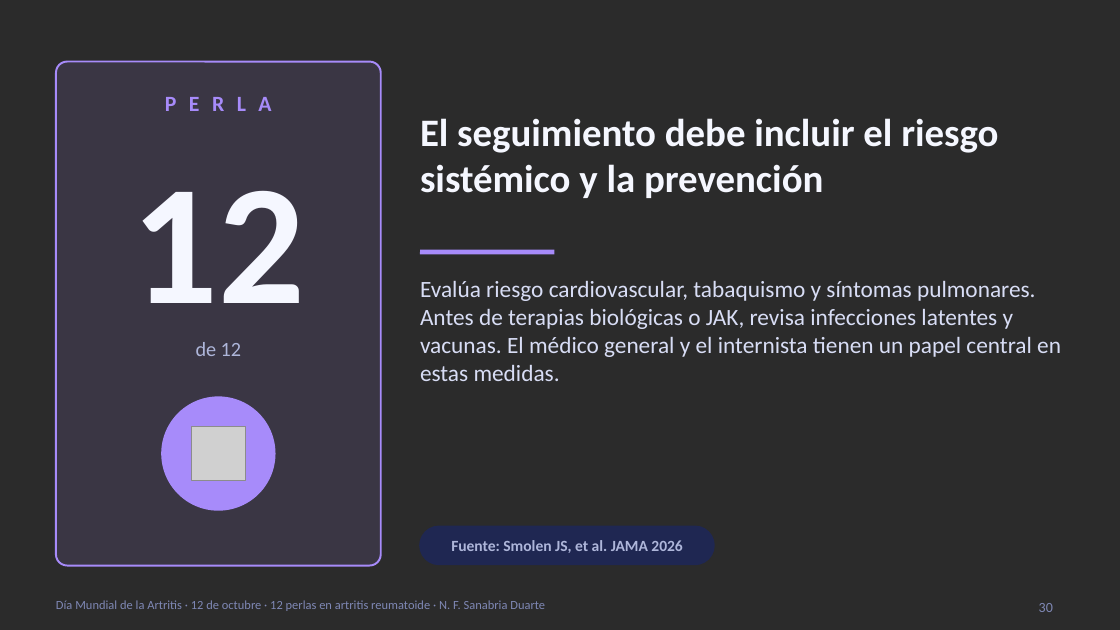
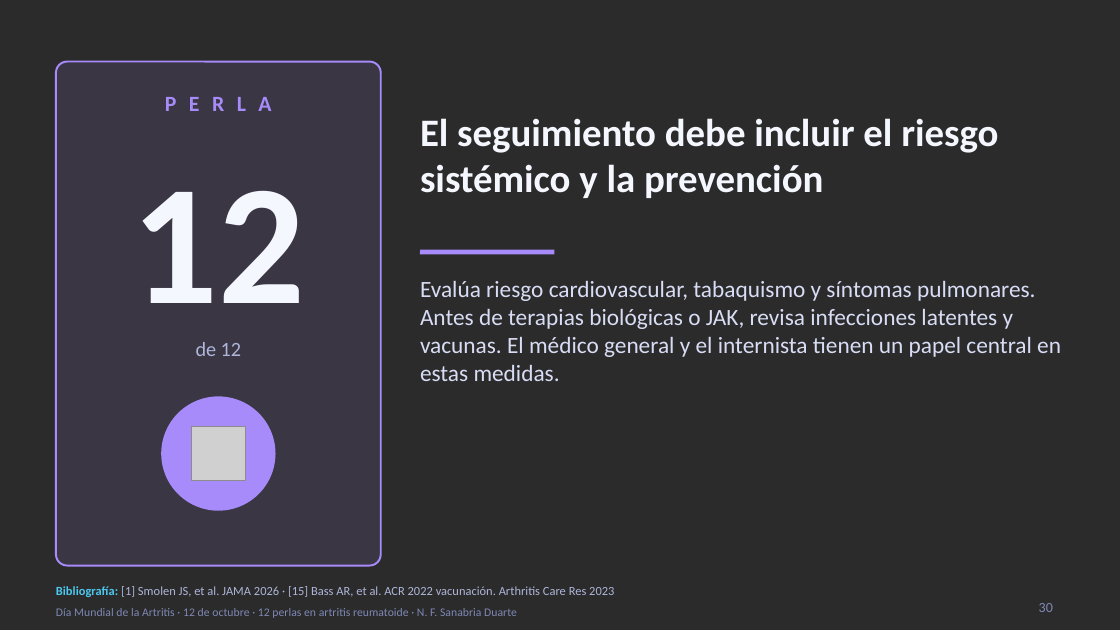
Before and after one commit to nestor120512/nes, a slide deck: slide 30 of 12_perlas_artritis_reumatoide.pptx. Drawn at 1120x630 pixels with LibreOffice and Linux fonts; fonts in the diff are those of the drawing; grey boxes stand for pictures; background and template pictures are left out; a plain dark background stands for a picture behind light text. Boxes give left, top, right and bottom in pixels: in the first picture for what was removed or moved away, otherwise in the second. Text is boxed around its words. In the diff, an @@ line names an element or a change of style, - is before the commit and + after.

```diff
--- a/12_perlas_artritis_reumatoide.pptx
+++ b/12_perlas_artritis_reumatoide.pptx
@@ rounded rectangle removed at [420, 526, 713, 564] @@
@@ text removed at [451, 540, 682, 553] @@
-Fuente: Smolen JS, et al. JAMA 2026
@@ text added at [56, 586, 614, 597], 8 pt, text #AEB6DA @@
+Bibliografía: [1] Smolen JS, et al. JAMA 2026 · [15] Bass AR, et al. ACR 2022 vacunación. Arthritis Care Res 2023
@@ text "Día Mundial de la Artritis ..." at [56, 608, 517, 618]: size 8 to 7.5 pt; vertical alignment top to middle @@
```
Also in this commit, not shown: 34 other slides changed.
